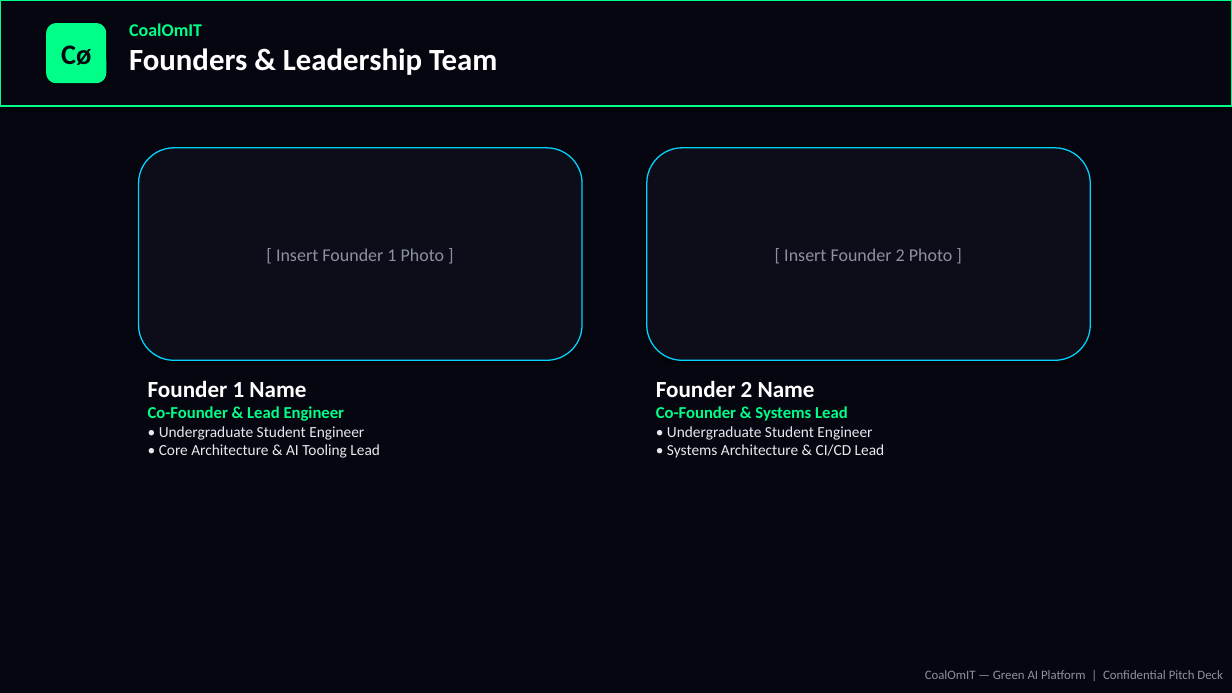
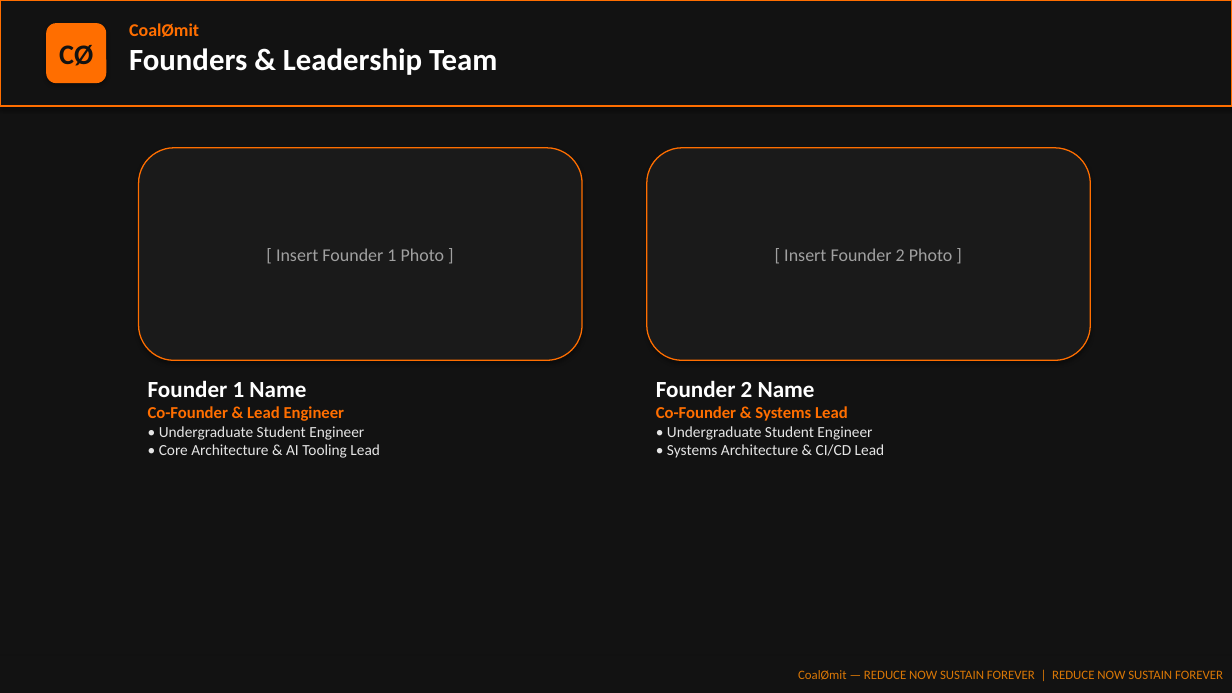
Before and after one commit to AAYUSHI003/CoalOmit, a slide deck: slide 2 of CoalOmIT_Pitch_Deck.pptx. Drawn at 1232x693 pixels with LibreOffice and Linux fonts; fonts in the diff are those of the drawing. Boxes give left, top, right and bottom in pixels: in the first picture for what was removed or moved away, otherwise in the second. Text is boxed around its words. In the diff, an @@ line names an element or a change of style, - is before the commit and + after.

Commit message:
Update pitch deck theme to match CoalØmit amber orange screenshot

```diff
--- a/CoalOmIT_Pitch_Deck.pptx
+++ b/CoalOmIT_Pitch_Deck.pptx
@@ rectangle at box(0, 0, 1232, 693): fill #060610 to #121212 @@
@@ rectangle at box(0, 0, 1232, 106): fill #060610 to #121212; outline #00FF88 1.5 pt to #FF6E00 1.5 pt @@
@@ rounded rectangle "CØ" at box(46, 23, 106, 83): fill #00FF88 to #FF6E00 @@
@@ text at box(129, 23, 199, 37): text changed; text colour #00FF88 to #FF6E00 @@
-CoalOmIT
+CoalØmit
@@ text in rounded rectangle at box(59, 45, 93, 66): text changed; text colour #060610 to #121212 @@
-Cø
+CØ
@@ rounded rectangle "[ Insert Founder 1 Photo ..." at box(139, 148, 582, 360): text colour #8C91A0 to #A0A0A0; fill #0D0D1A to #1A1A1A; outline #00D4FF 1 pt to #FF6E00 1 pt @@
@@ rounded rectangle "[ Insert Founder 2 Photo ..." at box(647, 148, 1091, 360): text colour #8C91A0 to #A0A0A0; fill #0D0D1A to #1A1A1A; outline #00D4FF 1 pt to #FF6E00 1 pt @@
@@ text at box(159, 380, 736, 458): text colour #00FF88 to #FF6E00 in "Co-Founder & Lead Engineer"; text colour #E8E8F0 to #E5E5E5 in "• Undergraduate Student Engineer • Core Architecture ..." @@
@@ rectangle "CoalØmit — REDUCE NOW SUSTAIN ..." at box(0, 656, 1232, 693): fill #060610 to #121212 @@
@@ text in rectangle at box(798, 670, 1223, 680): text changed; text colour #8C91A0 to #D97706 @@
-CoalOmIT — Green AI Platform | Confidential Pitch Deck
+CoalØmit — REDUCE NOW SUSTAIN FOREVER | REDUCE NOW SUSTAIN FOREVER
```
Also in this commit, not shown: 12 other slides changed, 2 other files.
